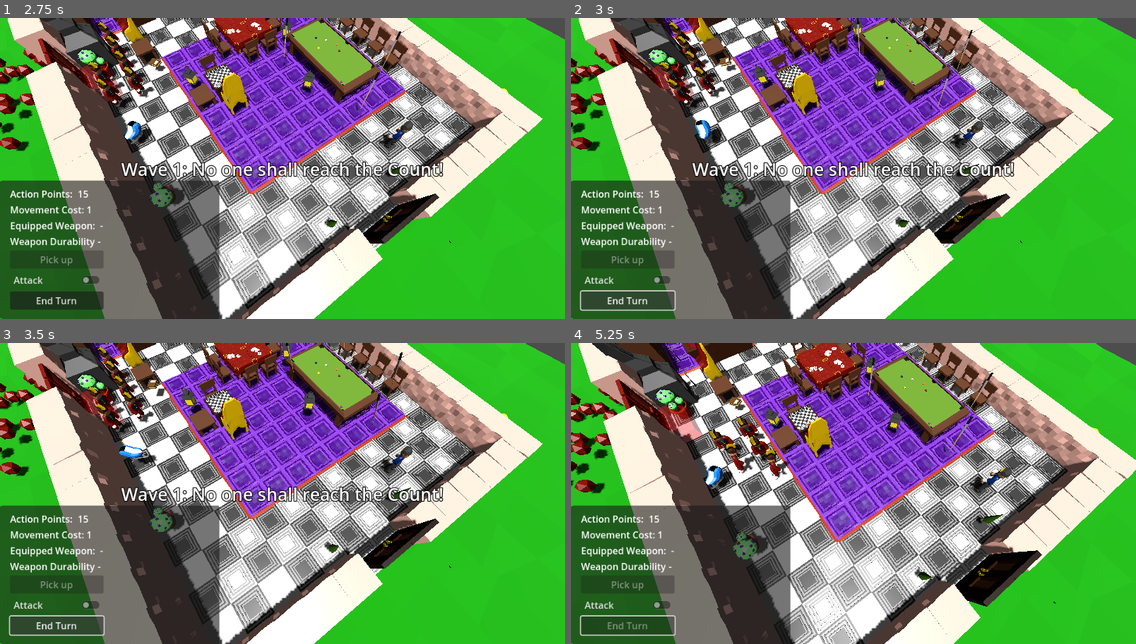
Above: before the commit, frames 1-4 (two rows, left to right).
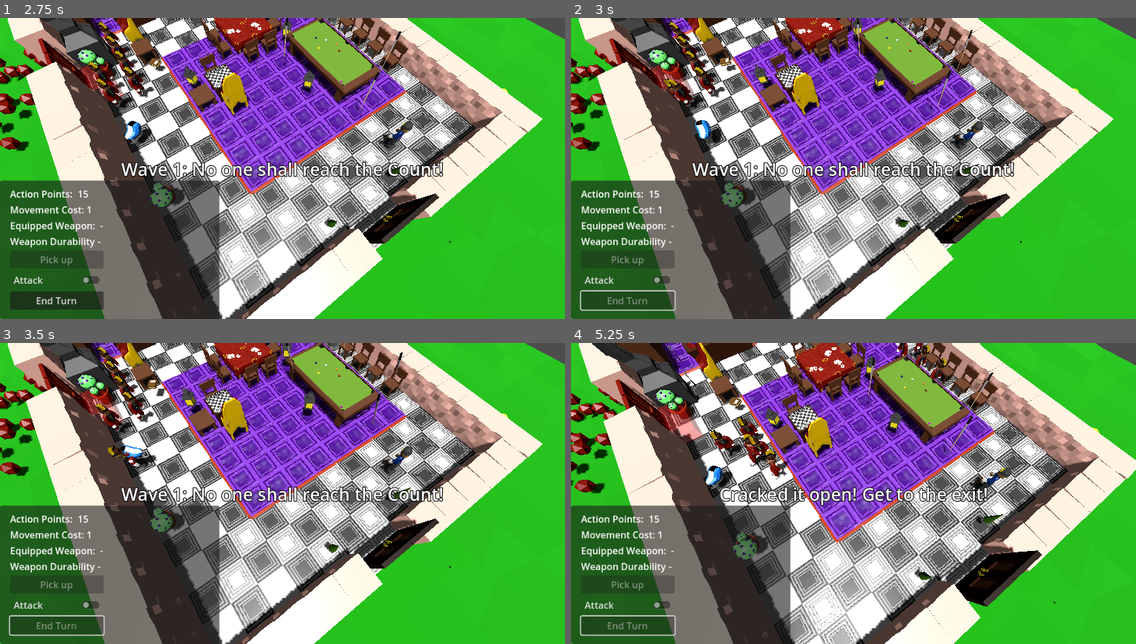
Above: after the commit, the same moments.

Repository: pinguinosod/gse_winterjam2024
Game: Godot game, scene res://main.tscn
Two runs of this game, one before a commit and one after it. Both use one fixed random seed, a clock stepped at 60 frames per second and the inputs below.
Inputs (mouse positions are in pixels of both pictures, inside the frame that each line leads up to):
- Up to frame 1 (2.75 s): click (288, 285) at 0.5 s; tap Enter (end_turn) at 1.25, 1.35, 2.1 s; move the mouse to (406, 153) at 1.27 s; hold D (move_right) 1.28-2.03 s; click (406, 153) at 1.42 s; tap Space at 2 s; move the mouse to (169, 183) at 2.02 s; hold S (move_down) from 2.03 s (still down)
- Up to frame 2 (3 s): release S (move_down) at 2.75 s; click "End Turn" at 2.75 s
- Up to frame 3 (3.5 s): no input
- Up to frame 4 (5.25 s): move the mouse to (910, 427) at 3.52 s; hold D (move_right) 3.53-4.28 s; tap Enter (end_turn) at 3.6, 4.35, 5.1 s; move the mouse to (825, 553) at 4.27 s; hold W (move_up) 4.28-5.03 s; click (825, 553) at 4.42 s; move the mouse to (1023, 538) at 5.02 s; hold A (move_left) from 5.03 s (still down)

Frame 1 is identical in both runs. In frame 2, 0.4% of the frame differs, in the area x 6-23%, y 14-96%; in frame 3, 0.4%; in frame 4, 2.1%, in the area x 24-74%, y 0-55%.

Commit message:
End Turn Button worko

Diff:
--- a/UI.tscn
+++ b/UI.tscn
@@ -229,3 +229,4 @@
 [connection signal="pressed" from="TextureRect_start/Button" to="." method="_on_button_pressed"]
 [connection signal="pressed" from="TextureRect_start/settings_menu" to="TextureRect_start/settings_menu" method="_on_pressed"]
 [connection signal="pressed" from="HUDPanel/GridContainer/PickupItemButton" to="HUDPanel/GridContainer/PickupItemButton" method="_on_pressed"]
+[connection signal="pressed" from="HUDPanel/GridContainer/EndTurnButton" to="HUDPanel/GridContainer/EndTurnButton" method="_on_pressed"]
--- a/end_turn_button.gd
+++ b/end_turn_button.gd
@@ -1,7 +1,4 @@
 extends Button
-
-func _toggled(toggled_on: bool) -> void:
-	$"../../../GameManager".endPlayerTurn()
 
 # Called when the node enters the scene tree for the first time.
 func _ready() -> void:
@@ -12,3 +9,7 @@
 func _process(delta: float) -> void:
 	self.disabled = not $"../../../../GameManager".playerTurn
 	pass
+
+
+func _on_pressed() -> void:
+	$"../../../../GameManager".endPlayerTurn()
--- a/scripts/game_manager.gd
+++ b/scripts/game_manager.gd
@@ -225,24 +225,24 @@
 	currentEnemy = enemyTurnQueue.pop_front()
 	if currentEnemy:
 		currentEnemy.take_turn(currentRoom, player)
+	currentTurn += 1
+	currentTurnForDoor += 1
+	if not currentCombatScene:
+		print("Combat scene not loaded yet!")
+		return
+	if currentTurnForDoor >= currentCombatScene.doorOpensAfterTurns:
+		showText("Cracked it open! Get to the exit!", 3.5)
+		showingWaveText = true
+		currentRoom.setWinCon(currentCombatScene.escapeRoute)
+		currentRoom.countess.hide()
+		currentRoom.countess.set_process(false)
+	if currentWave < currentCombatScene.enemyWaves.size() and currentTurn >= currentCombatScene.enemyWaves[currentWave].spawnsInTurns:
+		load_next_wave()
+	return
 
 func _input(event: InputEvent) -> void:
 	if Input.is_action_just_pressed("end_turn") and not enemyTurn():
-		endPlayerTurn()
-		currentTurn += 1
-		currentTurnForDoor += 1
-		if not currentCombatScene:
-			print("Combat scene not loaded yet!")
-			return
-		if currentTurnForDoor >= currentCombatScene.doorOpensAfterTurns:
-			showText("Cracked it open! Get to the exit!", 3.5)
-			showingWaveText = true
-			currentRoom.setWinCon(currentCombatScene.escapeRoute)
-			currentRoom.countess.hide()
-			currentRoom.countess.set_process(false)
-		if currentWave < currentCombatScene.enemyWaves.size() and currentTurn >= currentCombatScene.enemyWaves[currentWave].spawnsInTurns:
-			load_next_wave()
-		return
+		return endPlayerTurn()
 	if Input.is_action_just_pressed("end_turn") and enemyTurn():
 		currentEnemy.speed *= 300
 		for enemy in enemyTurnQueue:
